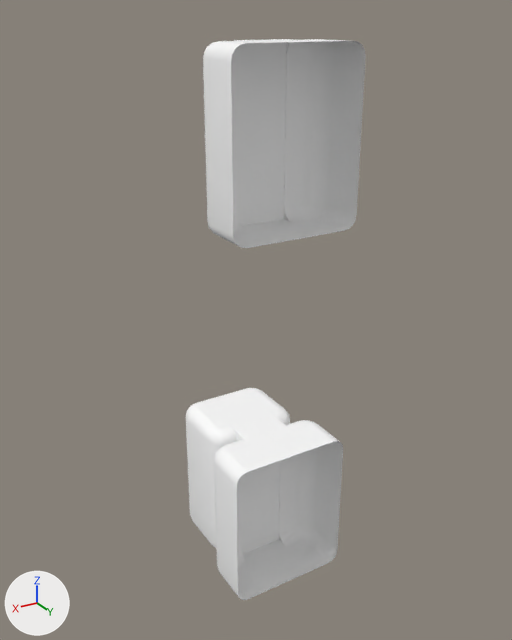
Two versions of the FBX model Assets/Meshes/Elevator.fbx, one commit apart.
Rendered twice from a camera (50 mm lens) standing at (0.0528, 0.0871, 0.088) and looking at (-0.0008, -0.0024, 0.0433). The lights are fixed; the arrows at lower left show +X, +Y and +Z. Where no turn or scale is listed for an object, it has been applied to the vertices. Vertices at the same position are counted once.

In view in the first picture: 'Left_Bottom', 'Left_Top', 'Lift', 'Mesh', 'Right_Bottom', 'Right_Top'.
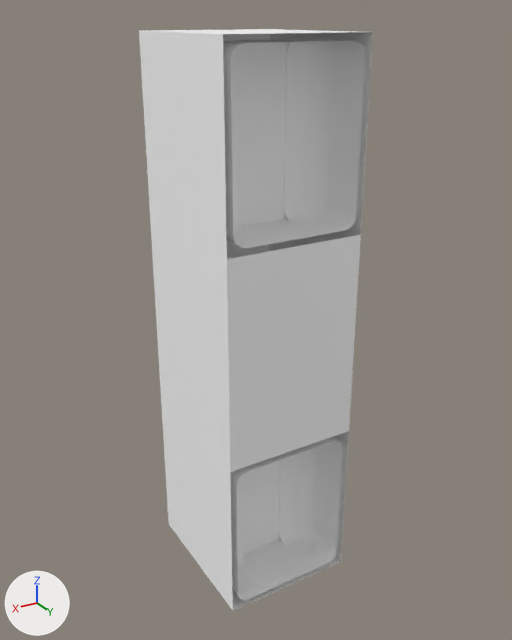
Boxes [x1, y1, x2, y2] around the edits, measured in the pictures (512 x 640 px):
'Mesh', reshaped (43% wider): before [203, 39, 366, 600]; after [139, 29, 373, 611]
part 1 of me_mesh, built on: before [230, 421, 301, 444]; after [139, 29, 373, 611]
'Lift', unchanged, covered by the edit: before [186, 388, 290, 548]

What changed in the scene script:
```text
Change me_mesh:
    used by ob_mesh; location = (0.0, 0.0, 0.0)
    remove me_mesh.from_pydata(...)  # 384 vertices, 424 faces; spans x -0.01..0.01, y 0.0..0.01, z 0.0..0.085
    add me_mesh.from_pydata(...)  # 396 vertices, 436 faces; spans x -0.011..0.011, y -0.015..0.01, z -0.001..0.086
    me_mesh part 1
    8 faces are deleted
    6 vertices are added at (-0.011, 0.01, 0.026), (-0.011, 0.01, -0.001), (-0.011, 0.01, 0.059), (-0.011, 0.01, 0.086), (-0.011, -0.015, -0.001), (-0.011, -0.015, 0.086)
    6 new vertices lie (0.022, 0.0, 0.0) away from vertices in x -0.011, y -0.015..0.01, z -0.001..0.086
    20 new faces join them
```
